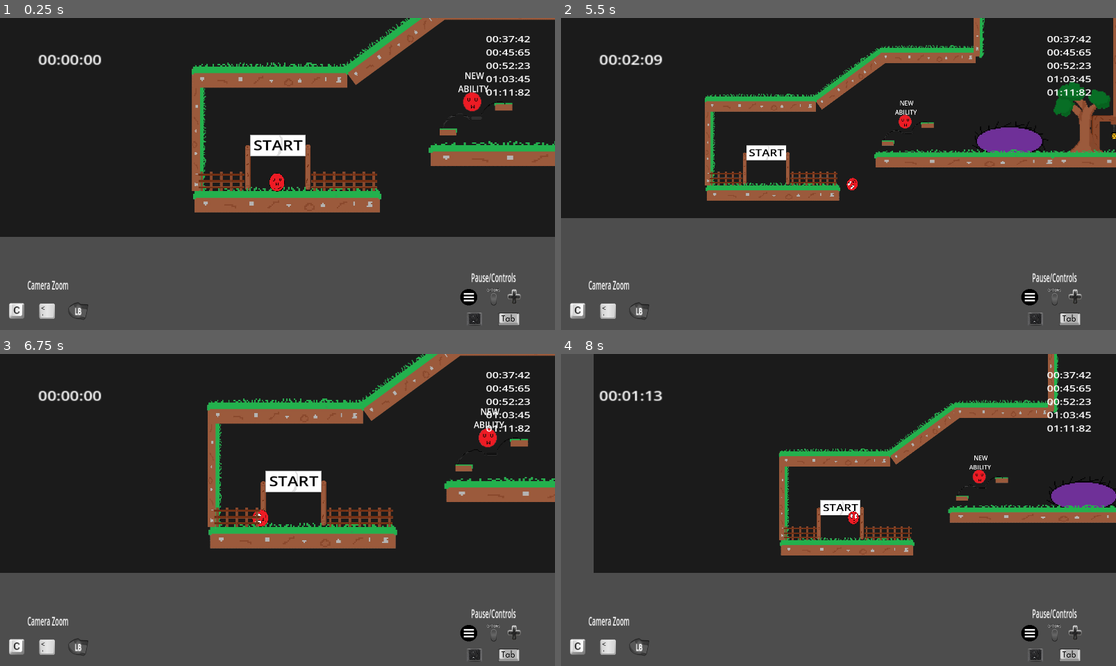
Above: before the commit, frames 1-4 (two rows, left to right).
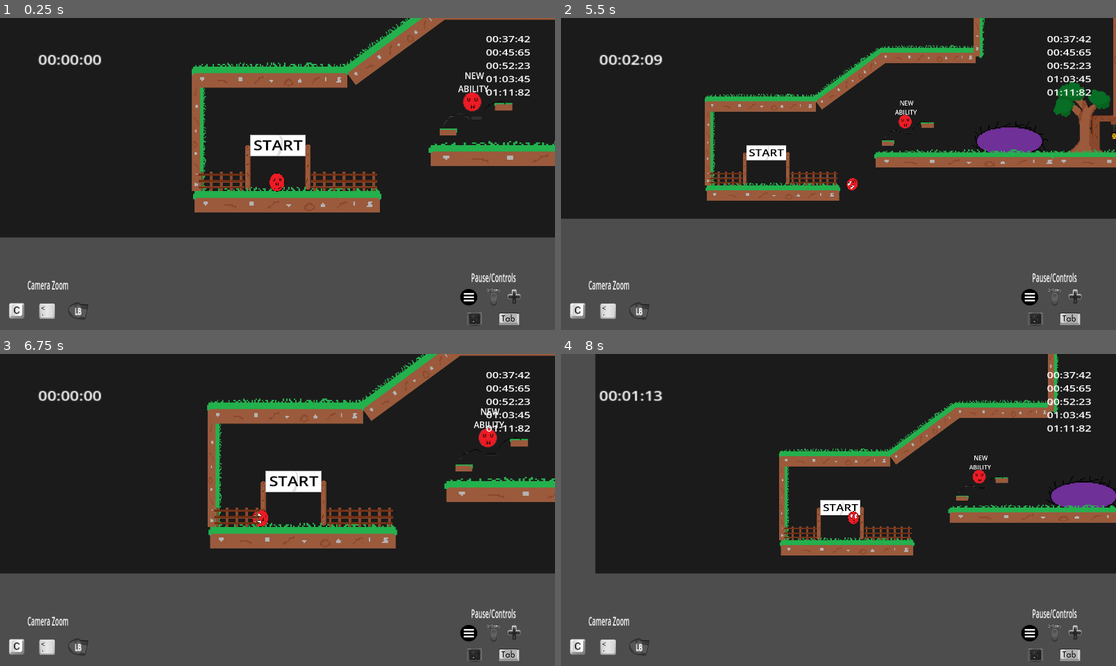
Above: after the commit, the same moments.

Repository: Mahnwe/TheBallThatWasUwU
Game: Godot game, scene res://Scenes/level3.tscn
The game is run twice, just before and just after one commit, with the same random seed, the same clock (stepped at 60 frames per second) and the same inputs. This scene is started directly instead of the project's main scene. Sound files missing from this copy of the repository are replaced by a short silence.
Inputs (mouse positions are in pixels of both pictures, inside the frame that each line leads up to):
- Up to frame 1 (0.25 s): no input
- Up to frame 2 (5.5 s): tap Enter at 0.5 s; move the mouse to (960, 158) at 0.52 s; hold D (move_right) 0.53-2.03 s; tap F (next_level) at 0.6, 1.55, 2.3, 2.85, 3.6, 4.55, 5.3 s; click (960, 158) at 0.67 s; tap Space (jump) at 0.77, 1.52, 3.02, 3.77, 4.52 s; move the mouse to (727, 189) at 1.27 s; tap C (camera_dezoom) at 1.35, 4.35 s; move the mouse to (894, 105) at 2.02 s; hold A (move_left) 2.03-2.78 s; tap Shift (dash) at 2.1, 5.1 s; move the mouse to (810, 236) at 2.77 s; hold D (move_right) 2.78-4.28 s; click (810, 236) at 2.92 s; move the mouse to (1005, 220) at 3.52 s; move the mouse to (672, 127) at 4.27 s; hold A (move_left) 4.28-5.03 s; move the mouse to (866, 174) at 5.02 s; hold D (move_right) from 5.03 s (still down); click (866, 174) at 5.17 s
- Up to frame 3 (6.75 s): move the mouse to (194, 432) at 5.77 s; release D (move_right) at 5.78 s; hold A (move_left) from 5.78 s (still down); tap F (next_level) at 5.85, 6.6 s; tap Space (jump) at 6.02 s; move the mouse to (399, 494) at 6.52 s
- Up to frame 4 (8 s): tap Space (jump) at 6.77, 7.52 s; move the mouse to (727, 525) at 7.27 s; release A (move_left) at 7.28 s; hold D (move_right) from 7.28 s (still down); tap C (camera_dezoom) at 7.35 s; click (727, 525) at 7.42 s; tap F (next_level) at 7.55 s

The runs differ from the first frame. In frame 1, 0.2% of the frame differs, in the area x 0-100%, y 70-71%; in frame 2, 0.2%; in frame 3, 0.2%; in frame 4, 0.4%, in the area x 5-100%, y 0-71%.
Error in both runs: Invalid operands 'Nil' and 'int' in operator '<'. (res://Scripts/player.gd:98)

Commit message:
Add new water sprite and add water in levels

Diff:
--- a/Scenes/level1.tscn
+++ b/Scenes/level1.tscn
@@ -25,6 +25,7 @@
 [ext_resource type="AudioStream" uid="uid://6xooaq2m07s0" path="res://Sound/Musics/Level1Music.mp3" id="23_c437v"]
 [ext_resource type="AudioStream" uid="uid://crdwni6w5i6a8" path="res://Sound/Musics/Level1DeadWayMusic.mp3" id="24_yla18"]
 [ext_resource type="AudioStream" uid="uid://bhhey4go1rtwq" path="res://Sound/Musics/PauseMusic.wav" id="25_wl8uo"]
+[ext_resource type="Texture2D" uid="uid://csqonqdu7jcj6" path="res://Arts/WaterSprite/WaterSprite-removebg-preview.png" id="26_d12tp"]
 
 [sub_resource type="RectangleShape2D" id="RectangleShape2D_dphvp"]
 size = Vector2(107, 19)
@@ -495,10 +496,10 @@
 scale = Vector2(0.479996, 0.56)
 
 [node name="Tree" parent="." instance=ExtResource("14_shu8y")]
-position = Vector2(521, -206)
+position = Vector2(392, -272)
 
 [node name="BerryBush2" parent="." instance=ExtResource("19_8uqwt")]
-position = Vector2(524, -143)
+position = Vector2(751, -234)
 
 [node name="BerryBush" parent="BerryBush2" instance=ExtResource("19_8uqwt")]
 position = Vector2(-33, 10)
@@ -699,6 +700,11 @@
 [node name="CollisionShape2D" type="CollisionShape2D" parent="TriggerLevelMusic"]
 position = Vector2(-944.5, 579.5)
 shape = SubResource("RectangleShape2D_bt6b5")
+
+[node name="Water" type="Sprite2D" parent="."]
+position = Vector2(531.813, -133)
+scale = Vector2(0.292466, 0.26357)
+texture = ExtResource("26_d12tp")
 
 [connection signal="player_exited_game_area" from="GameArea" to="." method="_on_game_area_player_exited_game_area"]
 [connection signal="player_exited_start_area" from="StartArea" to="." method="_on_start_area_player_exited_start_area"]
--- a/Scenes/level2.tscn
+++ b/Scenes/level2.tscn
@@ -27,6 +27,7 @@
 [ext_resource type="PackedScene" uid="uid://ckh3u5c14ylpi" path="res://Scenes/lantern_pole.tscn" id="25_vxvct"]
 [ext_resource type="AudioStream" uid="uid://bhhey4go1rtwq" path="res://Sound/Musics/PauseMusic.wav" id="26_vfmhc"]
 [ext_resource type="AudioStream" uid="uid://g23as811441j" path="res://Sound/Musics/Project Manawe_LEVEL 2.mp3" id="27_w3haq"]
+[ext_resource type="Texture2D" uid="uid://csqonqdu7jcj6" path="res://Arts/WaterSprite/WaterSprite-removebg-preview.png" id="28_shmba"]
 
 [sub_resource type="Curve2D" id="Curve2D_awxt8"]
 _data = {
@@ -554,14 +555,14 @@
 scale = Vector2(1.50622, 1)
 
 [node name="platform16" parent="." instance=ExtResource("2_ja3c0")]
-position = Vector2(-4555, 149)
+position = Vector2(-4548, 149)
 
 [node name="GrassWall2" parent="." instance=ExtResource("12_05u76")]
 position = Vector2(-3683, 80)
 scale = Vector2(0.600015, 0.4)
 
 [node name="Wall17" parent="." instance=ExtResource("6_llnkw")]
-position = Vector2(-3965, 275)
+position = Vector2(-3965, 290)
 rotation = -1.5708
 scale = Vector2(0.68, 1.6)
 
@@ -571,7 +572,7 @@
 scale = Vector2(0.32, 1.52001)
 
 [node name="platform17" parent="." instance=ExtResource("2_ja3c0")]
-position = Vector2(-4861, 99)
+position = Vector2(-4861, 82)
 scale = Vector2(0.56001, 1)
 
 [node name="Wall16" parent="." instance=ExtResource("6_llnkw")]
@@ -781,6 +782,20 @@
 [node name="Level2Music" type="AudioStreamPlayer" parent="." groups=["music_group"]]
 stream = ExtResource("27_w3haq")
 parameters/looping = true
+
+[node name="Water" type="Sprite2D" parent="."]
+position = Vector2(-4359.5, 219.75)
+scale = Vector2(0.550864, 0.243215)
+texture = ExtResource("28_shmba")
+
+[node name="Sprite2D" type="Sprite2D" parent="Water"]
+position = Vector2(476.524, 1.0279)
+texture = ExtResource("28_shmba")
+
+[node name="Sprite2D2" type="Sprite2D" parent="Water"]
+position = Vector2(668.949, 1.0279)
+scale = Vector2(0.865853, 1)
+texture = ExtResource("28_shmba")
 
 [connection signal="player_exited_game_area" from="GameArea" to="." method="_on_game_area_player_exited_game_area"]
 [connection signal="player_exited_start_area" from="StartArea" to="." method="_on_start_area_player_exited_start_area"]
--- a/Scenes/level3.tscn
+++ b/Scenes/level3.tscn
@@ -27,6 +27,7 @@
 [ext_resource type="AudioStream" uid="uid://bhhey4go1rtwq" path="res://Sound/Musics/PauseMusic.wav" id="25_kcefb"]
 [ext_resource type="PackedScene" uid="uid://b6k3vbroiylq0" path="res://Scenes/palm.tscn" id="27_lrvx7"]
 [ext_resource type="PackedScene" uid="uid://ndx4cg0d8fn8" path="res://Scenes/barrel.tscn" id="28_gq5he"]
+[ext_resource type="Texture2D" uid="uid://csqonqdu7jcj6" path="res://Arts/WaterSprite/WaterSprite-removebg-preview.png" id="28_odqcv"]
 
 [sub_resource type="Curve2D" id="Curve2D_5ndjq"]
 _data = {
@@ -244,10 +245,10 @@
 
 [node name="ColorRect" type="ColorRect" parent="."]
 z_index = -20
-offset_left = -1315.0
-offset_top = -3158.0
-offset_right = 2848.0
-offset_bottom = 1455.0
+offset_left = -1308.0
+offset_top = -3157.0
+offset_right = 2855.0
+offset_bottom = 1456.0
 color = Color(0.10748, 0.10748, 0.10748, 1)
 
 [node name="SandPlatform" parent="." instance=ExtResource("11_62yl8")]
@@ -599,7 +600,7 @@
 ball_speed = 5
 
 [node name="platform27" parent="." instance=ExtResource("2_gdtbw")]
-position = Vector2(775, -1037)
+position = Vector2(782, -1036)
 scale = Vector2(0.2, 1.72)
 
 [node name="platform28" parent="." instance=ExtResource("2_gdtbw")]
@@ -764,11 +765,11 @@
 flip_value = 1
 
 [node name="LanternPole3" parent="." instance=ExtResource("24_ctwib")]
-position = Vector2(882, -959)
+position = Vector2(889, -958)
 scale = Vector2(0.603387, 0.542475)
 
 [node name="LanternPole4" parent="." instance=ExtResource("24_ctwib")]
-position = Vector2(817, -959)
+position = Vector2(824, -958)
 scale = Vector2(0.603387, 0.542475)
 flip_value = 1
 
@@ -887,15 +888,15 @@
 position = Vector2(-34, -62)
 
 [node name="SandPlatform3" parent="." instance=ExtResource("11_62yl8")]
-position = Vector2(845, -720)
+position = Vector2(852, -719)
 scale = Vector2(0.697359, 0.919999)
 
 [node name="SandPlatform4" parent="." instance=ExtResource("11_62yl8")]
-position = Vector2(533, -658)
+position = Vector2(540, -657)
 scale = Vector2(0.480001, 0.36)
 
 [node name="SandPlatform5" parent="." instance=ExtResource("11_62yl8")]
-position = Vector2(1158, -658)
+position = Vector2(1165, -657)
 scale = Vector2(0.480001, 0.36)
 
 [node name="SandPlatform6" parent="." instance=ExtResource("11_62yl8")]
@@ -977,18 +978,28 @@
 speed = 200
 
 [node name="Palm2" parent="." instance=ExtResource("27_lrvx7")]
-position = Vector2(525, -741)
+position = Vector2(532, -740)
 scale = Vector2(0.4, 0.399999)
 
 [node name="Barrel2" parent="." instance=ExtResource("28_gq5he")]
-position = Vector2(626, -731)
+position = Vector2(633, -730)
 
 [node name="Barrel" parent="Barrel2" instance=ExtResource("28_gq5he")]
 position = Vector2(440, 0)
 
 [node name="Palm3" parent="." instance=ExtResource("27_lrvx7")]
-position = Vector2(1175, -741)
+position = Vector2(1182, -740)
 scale = Vector2(0.4, 0.399999)
+
+[node name="WaterSprite" type="Sprite2D" parent="."]
+position = Vector2(348, -624)
+scale = Vector2(0.25048, 0.284969)
+texture = ExtResource("28_odqcv")
+
+[node name="Sprite2D" type="Sprite2D" parent="WaterSprite"]
+position = Vector2(4064.2, 0)
+scale = Vector2(1.35968, 1)
+texture = ExtResource("28_odqcv")
 
 [connection signal="player_exited_game_area" from="GameArea" to="." method="_on_game_area_player_exited_game_area"]
 [connection signal="player_exited_start_area" from="StartArea" to="." method="_on_start_area_player_exited_start_area"]
Binary file added: Arts/WaterSprite/WaterSprite-removebg-preview.png
Not shown, added: Arts/WaterSprite/WaterSprite-removebg-preview.png.import
Binary file added: Arts/WaterSprite/WaterSprite.png
Not shown, added: Arts/WaterSprite/WaterSprite.png.import
Not shown: 1 places in Scenes/level1.tscn that only renumber resources
Not shown: 1 places in Scenes/level2.tscn that only renumber resources
Not shown: 1 places in Scenes/level3.tscn that only renumber resources
